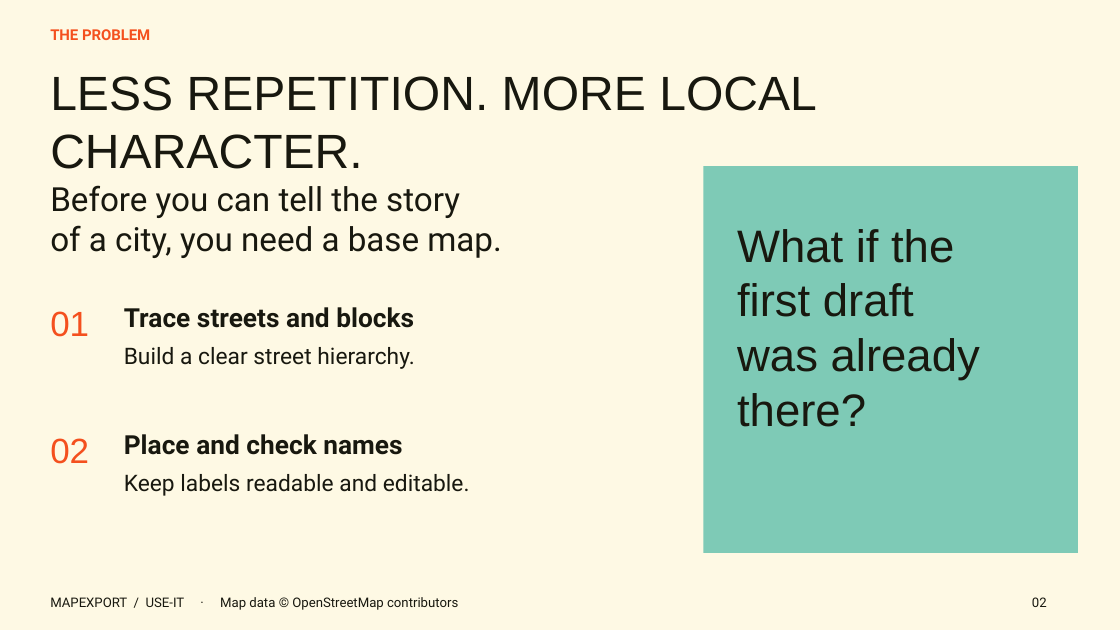
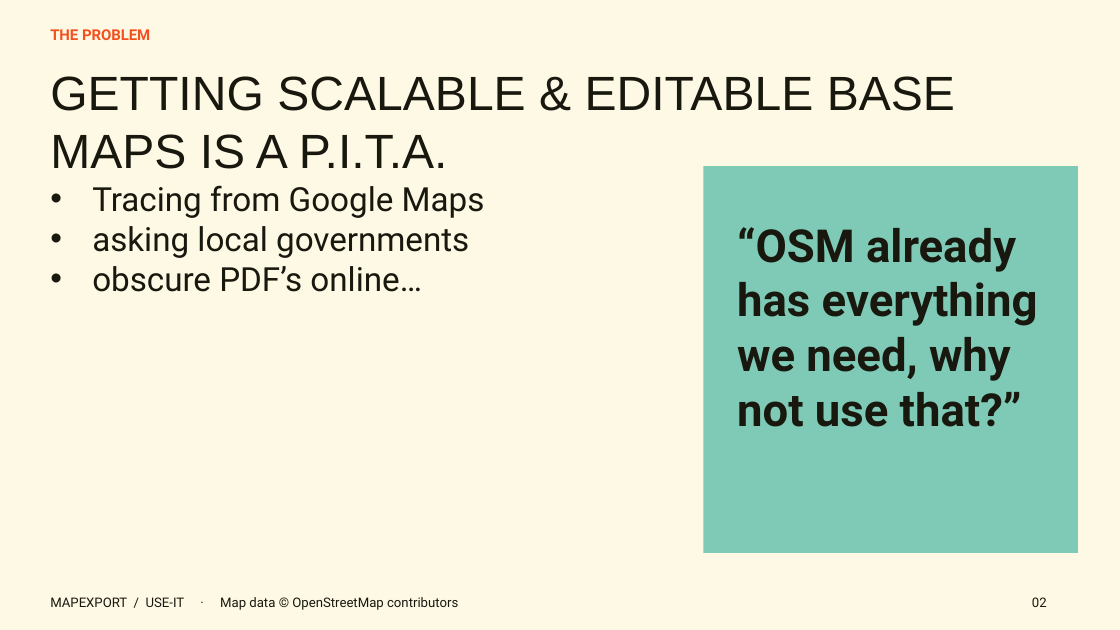
Before and after one commit to shifthappens/MapExport, a slide deck: slide 2 of presentations/mapexport-workshop.pptx. Drawn at 1120x630 pixels with LibreOffice and Linux fonts; fonts in the diff are those of the drawing. Boxes give left, top, right and bottom in pixels: in the first picture for what was removed or moved away, otherwise in the second. Text is boxed around its words. In the diff, an @@ line names an element or a change of style, - is before the commit and + after.

```diff
--- a/presentations/mapexport-workshop.pptx
+++ b/presentations/mapexport-workshop.pptx
@@ text at box(50, 76, 955, 169): text changed @@
-LESS REPETITION. MORE LOCAL CHARACTER.
+GETTING SCALABLE & EDITABLE BASE MAPS IS A P.I.T.A.
@@ text at box(92, 185, 485, 292): text changed @@
-Before you can tell the story
-of a city, you need a base map.
+• Tracing from Google Maps
+• asking local governments
+• obscure PDF’s online…
@@ text at box(737, 227, 1038, 427): text changed; font Arial to Roboto; bold on @@
-What if the
-first draft
-was already
-there?
+“OSM already has everything we need, why not use that?”
@@ text removed at box(50, 311, 89, 337) @@
-01
@@ text removed at box(124, 307, 414, 328) @@
-Trace streets and blocks
@@ text removed at box(124, 347, 414, 369) @@
-Build a clear street hierarchy.
@@ text removed at box(50, 438, 89, 464) @@
-02
@@ text removed at box(124, 434, 402, 455) @@
-Place and check names
@@ text removed at box(124, 474, 470, 496) @@
-Keep labels readable and editable.
```
Also in this commit, not shown: 5 other slides changed, 2 slides removed, 1 other file.
